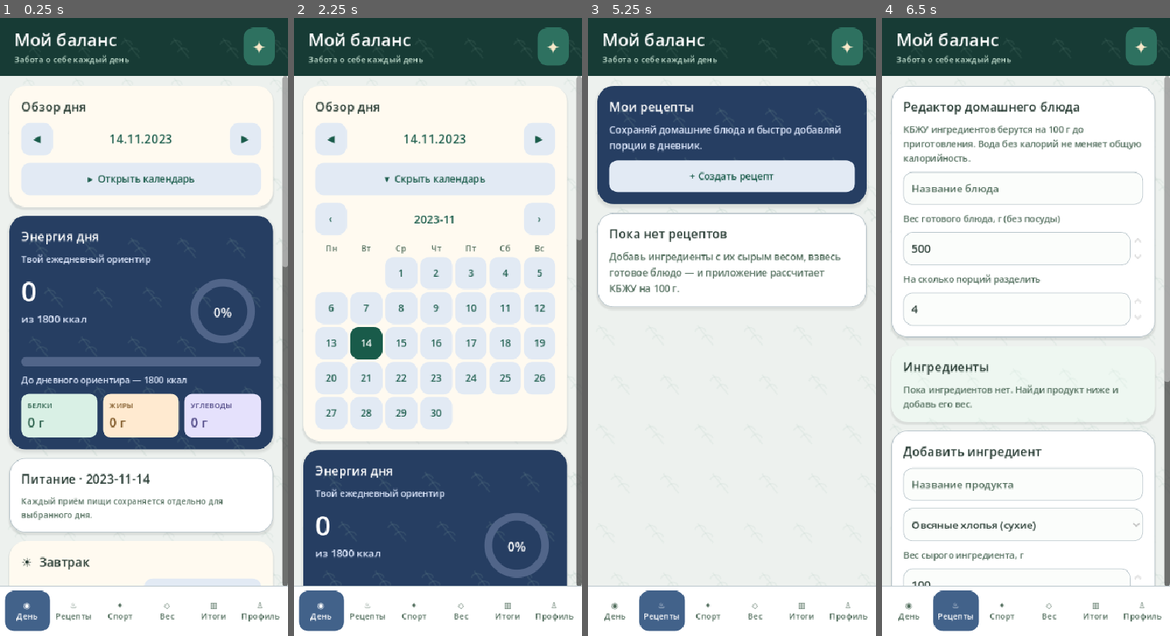
Above: before the commit, frames 1-4 (left to right).
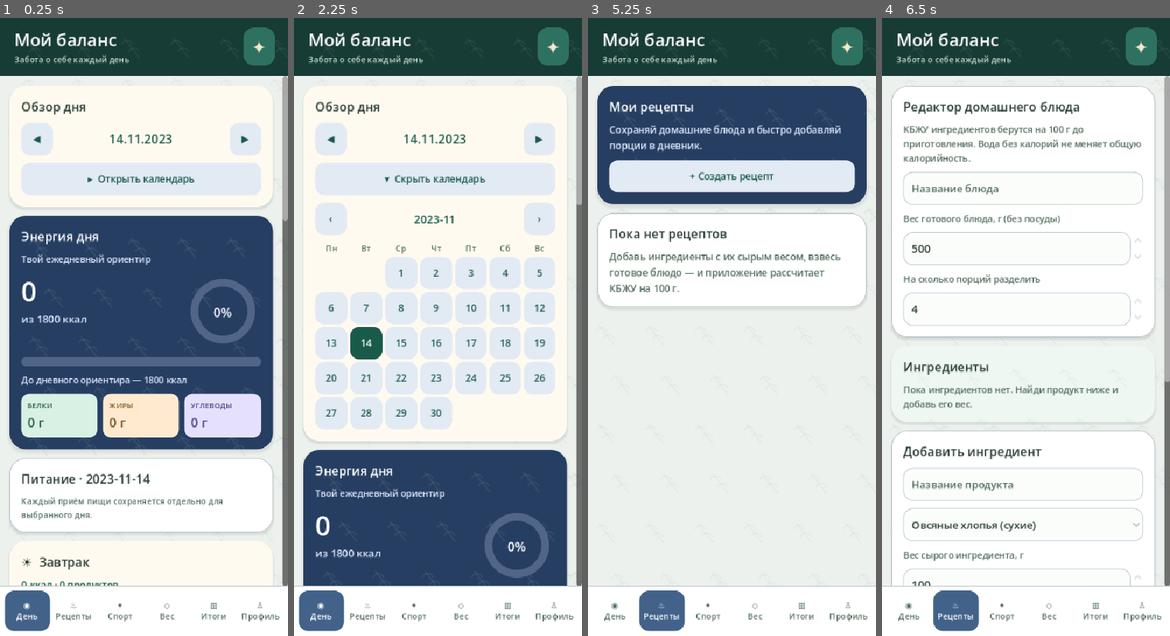
Above: after the commit, the same moments.

Repository: Domenklay/My_balance
Game: Godot game, scene res://main.tscn
Two runs of this game, one before a commit and one after it. Both use one fixed random seed, a clock stepped at 60 frames per second and the inputs below.
Inputs (mouse positions are in pixels of both pictures, inside the frame that each line leads up to):
- Up to frame 1 (0.25 s): no input
- Up to frame 2 (2.25 s): click "◀" at 0.5 s; click "▶" at 1.25 s; click "▸ Открыть календарь" at 2 s
- Up to frame 3 (5.25 s): click "▾ Скрыть календарь" at 2.75 s; click (789, 592) at 3.5 s, where only the run before the commit has a clickable "+ Добавить завтрак"; click "◉ День" at 4.25 s; click "♨ Рецепты" at 5 s
- Up to frame 4 (6.5 s): click "+ Создать рецепт" at 5.75 s

The runs differ from the first frame. In frame 1, 0.7% of the frame differs, in the area x 7-100%, y 32-92%; in frame 2, 0.1%; in frame 3, less than 0.1%; in frame 4, nothing differs.

Commit message:
Add per-meal calorie targets, macro tiles, colored progress and quick repeat/favorite actions

Diff:
--- a/godot/src/main.gd
+++ b/godot/src/main.gd
@@ -1327,25 +1327,90 @@
     _label(foods, "Каждый приём пищи сохраняется отдельно для выбранного дня.", 12, MUTED)
     var existing = store.day_entries(date)
     var sections = [
-        {"meal":"Завтрак", "icon":"☀", "variant":"overview"},
-        {"meal":"Обед", "icon":"◈", "variant":"tint"},
-        {"meal":"Ужин", "icon":"☾", "variant":"activity"},
-        {"meal":"Перекус", "icon":"◇", "variant":"plain"}
+        {"meal":"Завтрак", "icon":"☀", "variant":"overview", "accent":ACCENT},
+        {"meal":"Обед", "icon":"◈", "variant":"tint", "accent":TEXT_ACCENT},
+        {"meal":"Ужин", "icon":"☾", "variant":"activity", "accent":ACTIVITY_TEXT},
+        {"meal":"Перекус", "icon":"◇", "variant":"plain", "accent":NAV_ACTIVE}
     ]
-    for section_info in sections:
+    var shares: Array = store.meal_shares()
+    var yesterday: String = store.change_date(date, -1)
+    var saved_templates: Array = store.data.get("meal_templates", [])
+    for section_index in range(sections.size()):
+        var section_info: Dictionary = sections[section_index]
         var meal_name: String = str(section_info["meal"])
         var meals_for_day: Array = existing.filter(func(e): return str(e.get("meal", "")) == meal_name)
-        var meal_kcal: float = 0.0
-        for food_entry in meals_for_day:
-            meal_kcal += store.entry_kcal(food_entry)
+        var meal_stats: Dictionary = store.meal_summary(date, meal_name)
+        var meal_kcal: float = float(meal_stats["kcal"])
+        var share: int = roundi(float(shares[section_index]))
+        var meal_target: float = float(target) * float(share) / 100.0
         var meal_card = _card(str(section_info["icon"]) + "  " + meal_name, str(section_info["variant"]))
         meal_card.get_parent().name = "DailyMeal_" + str(["Завтрак", "Обед", "Ужин", "Перекус"].find(meal_name))
-        var header = _row(meal_card)
-        var summary = _label(header, str(roundi(meal_kcal)) + " ккал · " +
-            str(meals_for_day.size()) + " продуктов", 13, TEXT_ACCENT)
-        summary.size_flags_horizontal = Control.SIZE_EXPAND_FILL
-        _button(header, "+ Добавить " + meal_name.to_lower(),
+        _label(meal_card, str(roundi(meal_kcal)) + " ккал · " +
+            str(meals_for_day.size()) + " продуктов", 14, TEXT_ACCENT)
+        var allowance_text = "Без отдельного ориентира" if share == 0 else (
+            "Ориентир: " + str(roundi(meal_target)) + " ккал (" + str(share) + "% в сутки)"
+        )
+        _label(meal_card, allowance_text, 12, MUTED)
+        if share > 0:
+            var meal_bar = ProgressBar.new()
+            meal_bar.name = "MealProgress_" + str(section_index)
+            meal_bar.min_value = 0.0
+            meal_bar.max_value = maxf(1.0, meal_target)
+            meal_bar.value = minf(meal_kcal, meal_bar.max_value)
+            _style_progress(meal_bar)
+            var meal_fill = StyleBoxFlat.new()
+            meal_fill.bg_color = section_info["accent"]
+            meal_fill.set_corner_radius_all(8)
+            meal_bar.add_theme_stylebox_override("fill", meal_fill)
+            meal_card.add_child(meal_bar)
+        var meal_macros = _row(meal_card)
+        _macro_chip(meal_macros, "БЕЛКИ", float(meal_stats["p"]), MACRO_PROTEIN)
+        _macro_chip(meal_macros, "ЖИРЫ", float(meal_stats["f"]), MACRO_FAT)
+        _macro_chip(meal_macros, "УГЛЕВОДЫ", float(meal_stats["c"]), MACRO_CARBS)
+        _button(meal_card, "+ Добавить " + meal_name.to_lower(),
             func(): _open_meal_catalog(meal_name), true)
+        var actions = _row(meal_card)
+        if not meals_for_day.is_empty():
+            _button(actions, "☆ Сохранить набор", func():
+                _name_meal_template_sheet(meal_name)
+            , true)
+        var yesterday_count: int = store.day_entries(yesterday).filter(
+            func(e): return str(e.get("meal", "")) == meal_name
+        ).size()
+        if yesterday_count > 0:
+            _button(actions, "↻ Со вчера", func():
+                var copied = store.repeat_meal(yesterday, meal_name, date)
+                if copied > 0:
+                    _render()
+                    _notify_saved("Добавлено записей: " + str(copied))
+                else:
+                    _message("Не удалось повторить приём пищи.")
+            , true)
+        for template in saved_templates:
+            if not (template is Dictionary) or template["items"].is_empty():
+                continue
+            if str(template["items"][0].get("meal", "")) != meal_name:
+                continue
+            var template_row = _row(meal_card)
+            var template_name = _label(template_row, "★ " + str(template["name"]), 12, MUTED)
+            template_name.size_flags_horizontal = Control.SIZE_EXPAND_FILL
+            _button(template_row, "+", func():
+                var added = store.apply_meal_template(str(template["id"]), date)
+                if added > 0:
+                    _render()
+                    _notify_saved("Добавлено продуктов: " + str(added))
+                else:
+                    _message("Не удалось добавить любимый набор.")
+            )
+            _button(template_row, "×", func():
+                _confirm_delete("Удалить набор «" + str(template["name"]) + "»?", func():
+                    if store.delete_meal_template(str(template["id"])):
+                        _render()
+                        _notify_saved("Набор удалён")
+                    else:
+                        _message("Не удалось удалить набор.")
+                )
+            , true)
         if meals_for_day.is_empty():
             _label(meal_card, "Пока ничего не записано.", 13, MUTED)
         else:
@@ -1415,75 +1480,6 @@
             _render()
             call_deferred("_jump_to_food")
         , true)
-
-    if not existing.is_empty():
-        var save_meal_card = _card("Сохранить любимый приём пищи")
-        _label(save_meal_card, "Создай шаблон из еды, записанной на этот день.", 12, MUTED)
-        for saved_meal in ["Завтрак", "Обед", "Перекус", "Ужин"]:
-            var meal_name: String = saved_meal
-            var meal_items = existing.filter(func(e): return str(e.get("meal", "")) == meal_name)
-            if meal_items.is_empty():
-                continue
-            _button(save_meal_card, "☆ Сохранить " + meal_name.to_lower(), func():
-                _name_meal_template_sheet(meal_name), true)
-    var saved_templates: Array = store.data.get("meal_templates", [])
-    if not saved_templates.is_empty():
-        var template_card = _card("Любимые приёмы пищи")
-        for template_data in saved_templates:
-            var template: Dictionary = template_data
-            var row = _soft_list_row(template_card)
-            var name_label = _label(row, str(template["name"]) + " · " + str(template["items"].size()) + " продуктов", 13)
-            name_label.size_flags_horizontal = Control.SIZE_EXPAND_FILL
-            _button(row, "+", func():
-                var count = store.apply_meal_template(str(template["id"]), date)
-                if count > 0:
-                    _render()
-                    _notify_saved("Добавлено продуктов: " + str(count))
-                else:
-                    _message("Не удалось добавить шаблон.")
-            )
-            _button(row, "×", func():
-                _confirm_delete("Удалить шаблон «" + str(template["name"]) + "»?", func():
-                    if store.delete_meal_template(str(template["id"])):
-                        _render()
-                        _notify_saved("Шаблон удалён")
-                    else:
-                        _message("Не удалось удалить шаблон.")
-                )
-            , true)
-    var yesterday = store.change_date(date, -1)
-    var previous = store.day_entries(yesterday)
-    if not previous.is_empty():
-        var repeats = _card("Повторить со вчера · " + yesterday)
-        _label(repeats, "Нажми «+», чтобы добавить такую же порцию на выбранный день.", 13, MUTED)
-        for prior_meal in ["Завтрак", "Обед", "Перекус", "Ужин"]:
-            var meal_count = previous.filter(func(e): return str(e.get("meal", "")) == prior_meal).size()
-            if meal_count == 0:
-                continue
-            _button(repeats, "Повторить весь " + prior_meal.to_lower() + " (" + str(meal_count) + ")", func():
-                var copied = store.repeat_meal(yesterday, prior_meal, date)
-                if copied > 0:
-                    _render()
-                    _notify_saved("Добавлено записей: " + str(copied))
-                else:
-                    _message("Не удалось скопировать приём пищи.")
-            , true)
-        var count = 0
-        for old in previous:
-            if count >= 8:
-                break
-            count += 1
-            var old_food = store.entry_food(old)
-            var rr = _soft_list_row(repeats)
-            var rl = _label(rr, str(old_food.get("name", "Продукт")) + " • " + str(old.get("grams", 0)) + " г", 13)
-            rl.size_flags_horizontal = Control.SIZE_EXPAND_FILL
-            _button(rr, "+", func():
-                if store.repeat_entry(old, date):
-                    _render()
-                    _notify_saved("Блюдо повторено")
-                else:
-                    _message("Не удалось повторить запись. Проверь сохранение.")
-            )
 
     var notes_card = _card("Заметка о дне")
     var notes = TextEdit.new()
@@ -2343,6 +2339,51 @@
             store.data["settings"] = previous_settings
             _message("Не удалось сохранить настройки. Прежние значения оставлены.")
     )
+    var portions_card = _card("Распределение калорий по приёмам пищи")
+    _label(portions_card, "Настрой свои ориентиры. Сумма четырёх процентов должна быть 100%.", 13, MUTED)
+    var original_shares: Array = store.meal_shares()
+    var portion_fields: Array = []
+    for i in range(StoreScript.MEAL_NAMES.size()):
+        var meal_row = _row(portions_card)
+        var meal_caption = _label(meal_row, str(StoreScript.MEAL_NAMES[i]), 14, INK)
+        meal_caption.size_flags_horizontal = Control.SIZE_EXPAND_FILL
+        var field = _number(meal_row, float(original_shares[i]), 0.0, 100.0, 5.0)
+        field.custom_minimum_size.x = 105
+        portion_fields.append(field)
+    var shares_preview = _label(portions_card, "", 13, TEXT_ACCENT)
+    var refresh_shares = func(_new_value: float):
+        var sum: int = 0
+        for field in portion_fields:
+            sum += roundi(field.value)
+        shares_preview.text = "Распределено: " + str(sum) + "% из 100%"
+        if sum != 100:
+            shares_preview.text += " · нужно ровно 100%"
+    for field in portion_fields:
+        field.value_changed.connect(refresh_shares)
+    refresh_shares.call(0.0)
+    _label(portions_card, "Пример при твоей норме " + str(roundi(kcal.value)) + " ккал: " +
+        "завтрак " + str(roundi(kcal.value * float(original_shares[0]) / 100.0)) +
+        " · обед " + str(roundi(kcal.value * float(original_shares[1]) / 100.0)) +
+        " · ужин " + str(roundi(kcal.value * float(original_shares[2]) / 100.0)) +
+        " · перекус " + str(roundi(kcal.value * float(original_shares[3]) / 100.0)), 12, MUTED)
+    _button(portions_card, "Сохранить распределение", func():
+        var next: Array = []
+        for field in portion_fields:
+            next.append(roundi(field.value))
+        if not StoreScript.valid_meal_shares(next):
+            _message("Сумма долей должна быть 100%, каждое число от 0 до 100.")
+            return
+        if store.set_meal_shares(next):
+            _render()
+            _notify_saved("Ориентиры по приёмам пищи сохранены")
+        else:
+            _message("Не удалось сохранить распределение.")
+    )
+    _button(portions_card, "Вернуть 25 / 35 / 30 / 10", func():
+        for i in range(portion_fields.size()):
+            portion_fields[i].value = float(StoreScript.DEFAULT_MEAL_SHARES[i])
+    , true)
+
     var appearance = _card("Оформление")
     _label(appearance, "Выбери тему — она сразу применится ко всем экранам.", 13, MUTED)
     _label(appearance, "Активная: " + AppearanceScript.name_for(current_theme), 14, TEXT_ACCENT)
